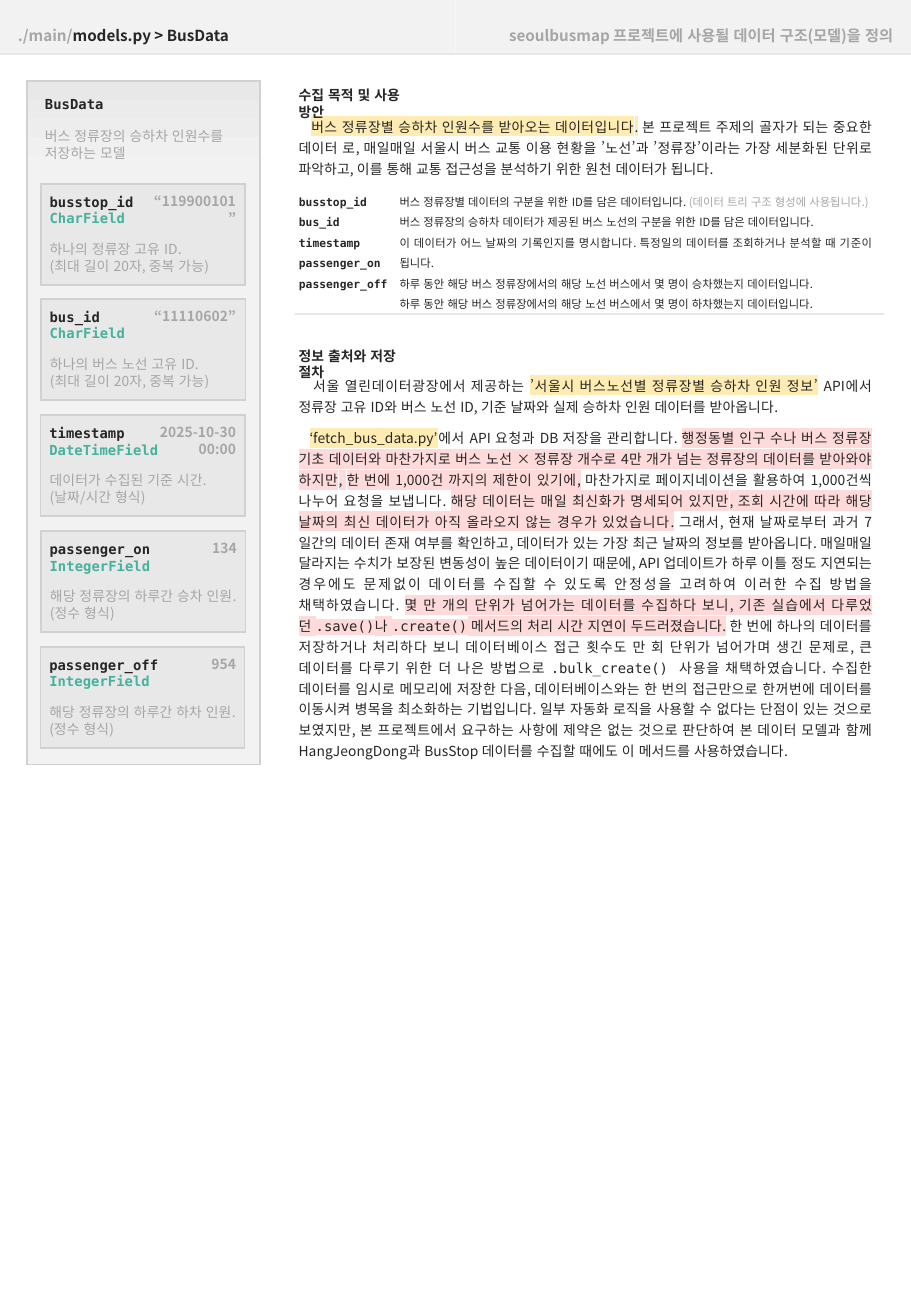
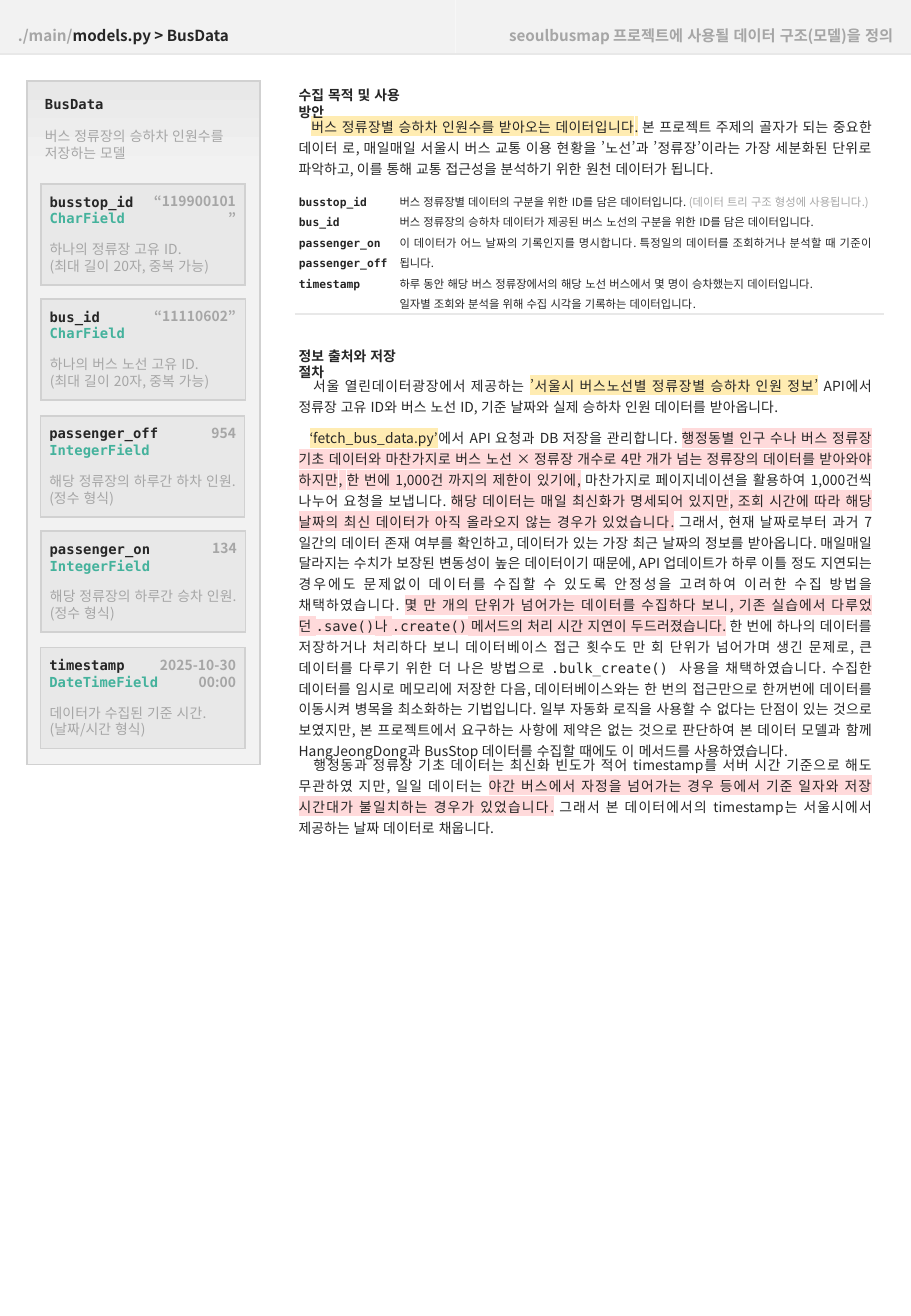
Before and after one commit to tansan7271/seoulbusmap, a slide deck: slide 3 of documents/기능 명세서 및 다이어그램 그래픽.pptx. Drawn at 911x1316 pixels with LibreOffice and Linux fonts; fonts in the diff are those of the drawing. Boxes give left, top, right and bottom in pixels: in the first picture for what was removed or moved away, otherwise in the second. Text is boxed around its words. In the diff, an @@ line names an element or a change of style, - is before the commit and + after.

```diff
--- a/documents/기능 명세서 및 다이어그램 그래픽.pptx
+++ b/documents/기능 명세서 및 다이어그램 그래픽.pptx
@@ text at (x1=299, y1=238, x2=360, y2=250): paragraph removed @@
-timestamp
@@ text at (x1=299, y1=279, x2=360, y2=291): paragraph added @@
+timestamp
@@ text at (x1=400, y1=298, x2=696, y2=309): text changed @@
-하루 동안 해당 버스 정류장에서의 해당 노선 버스에서 몇 명이 하차했는지 데이터입니다.
+일자별 조회와 분석을 위해 수집 시각을 기록하는 데이터입니다.
@@ 3 texts moved together from (x1=49, y1=659, x2=236, y2=736) to (x1=49, y1=427, x2=236, y2=505) @@
@@ 3 texts moved together from (x1=49, y1=427, x2=236, y2=504) to (x1=49, y1=659, x2=236, y2=736) @@
@@ text added at (x1=299, y1=756, x2=872, y2=834), 8.2 pt, text #262626 @@
+행정동과 정류장 기초 데이터는 최신화 빈도가 적어 timestamp를 서버 시간 기준으로 해도 무관하였 지만, 일일 데이터는 야간 버스에서 자정을 넘어가는 경우 등에서 기준 일자와 저장 시간대가 불일치하는 경우가 있었습니다. 그래서 본 데이터에서의 timestamp는 서울시에서 제공하는 날짜 데이터로 채웁니다.
```
Also in this commit, not shown: 3 other slides changed, 10 other files.
